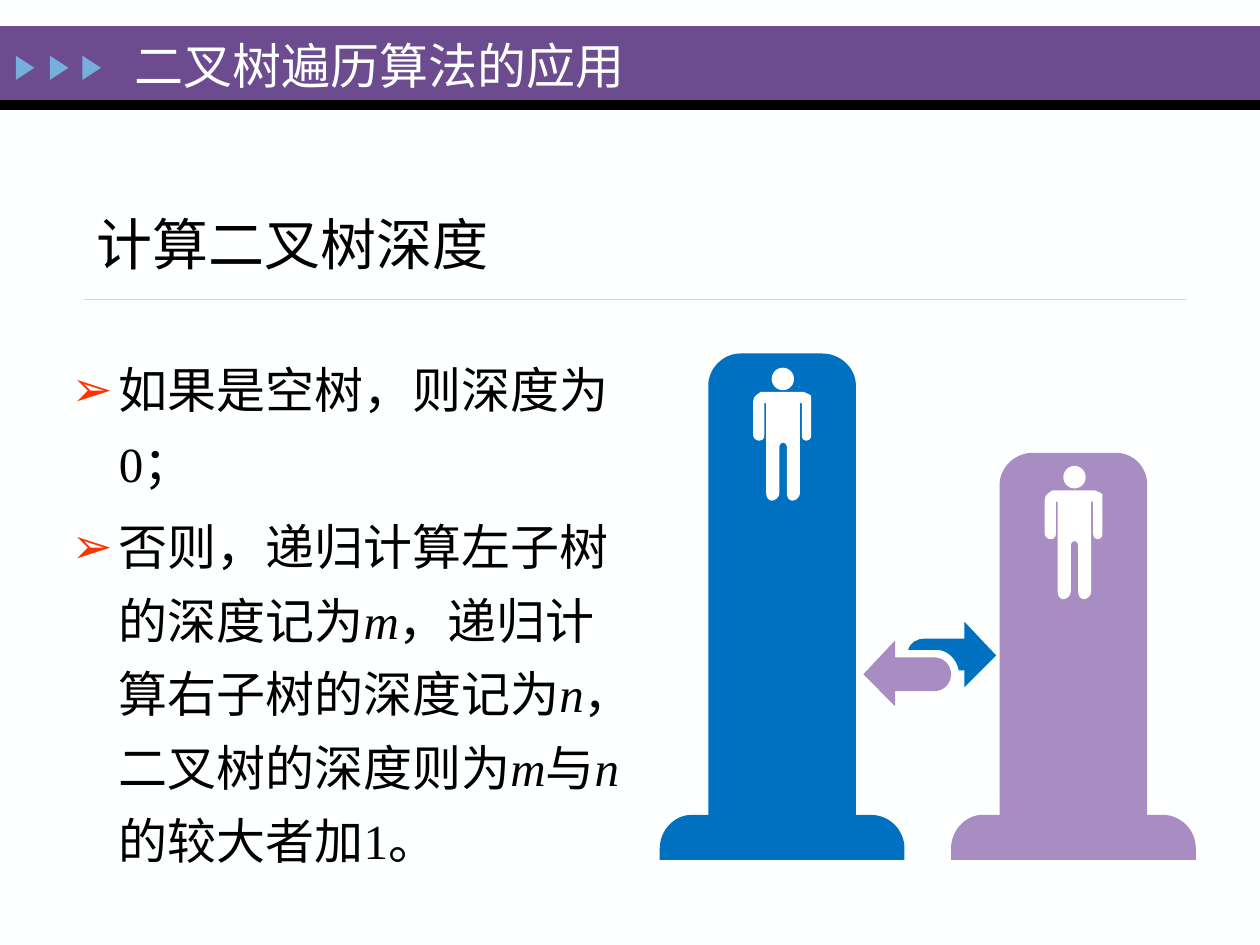
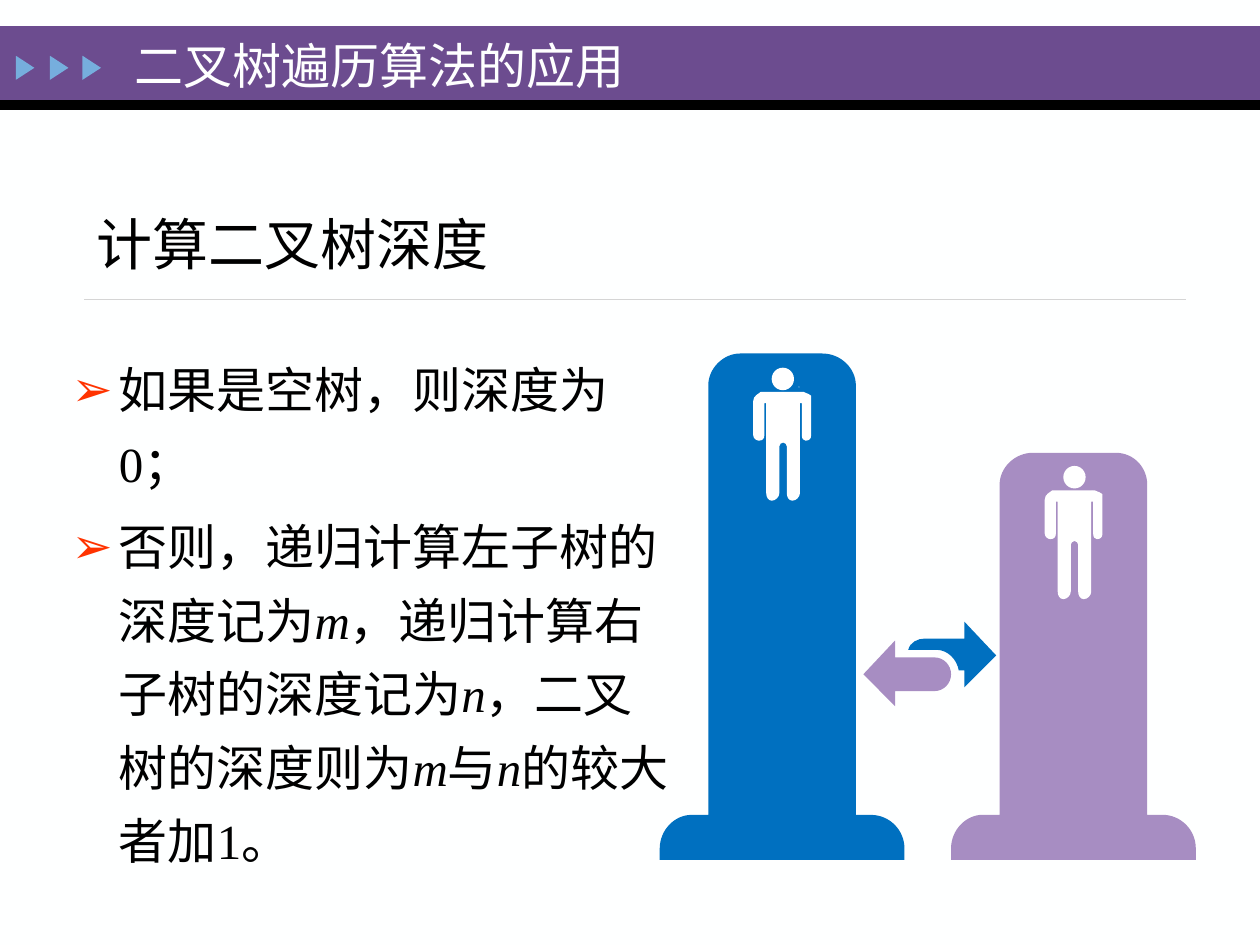
Before and after one commit to zeemeil/zeemeil.github.io, a slide deck: slide 96 of files/2025_1_DS/0402_DS_Tree.pptx (slide 93 before the commit). Drawn at 1260x945 pixels with LibreOffice and Linux fonts; fonts in the diff are those of the drawing. Boxes give left, top, right and bottom in pixels: in the first picture for what was removed or moved away, otherwise in the second. Text is boxed around its words. In the diff, an @@ line names an element or a change of style, - is before the commit and + after.

```diff
--- a/files/2025_1_DS/0402_DS_Tree.pptx
+++ b/files/2025_1_DS/0402_DS_Tree.pptx
@@ text "如果是空树，则深度为0；" rewrapped from (119, 366, 633, 863) to (119, 366, 668, 863) @@
```
Also in this commit, not shown: 12 other slides changed, 42 slides added, 3 slides removed, 15 other files.
